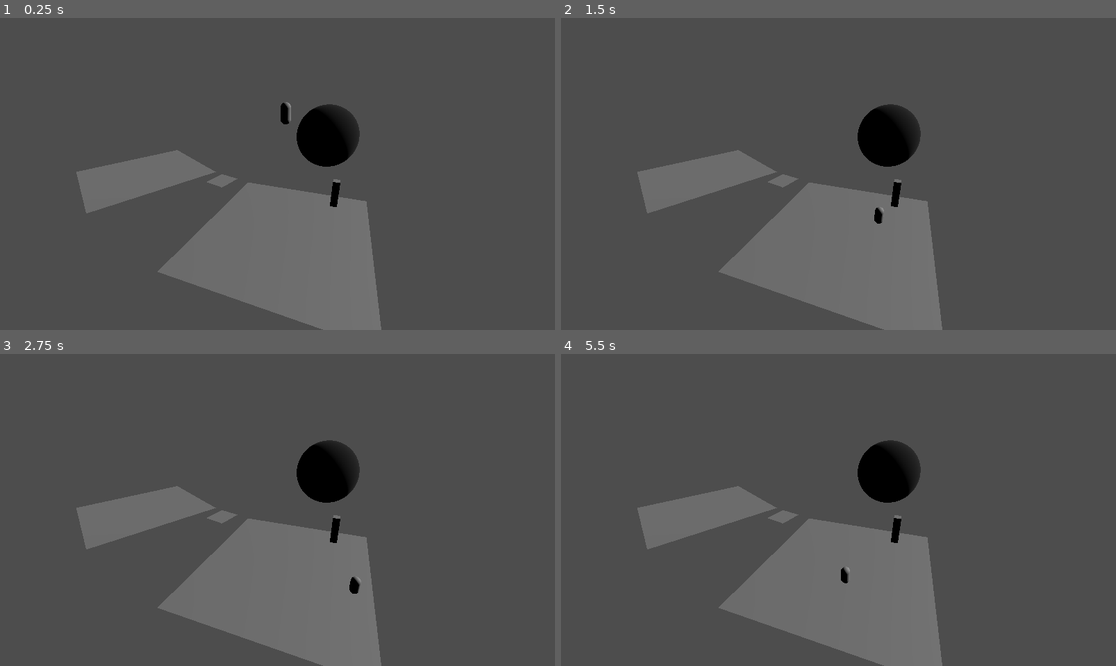
Above: before the commit, frames 1-4 (two rows, left to right).
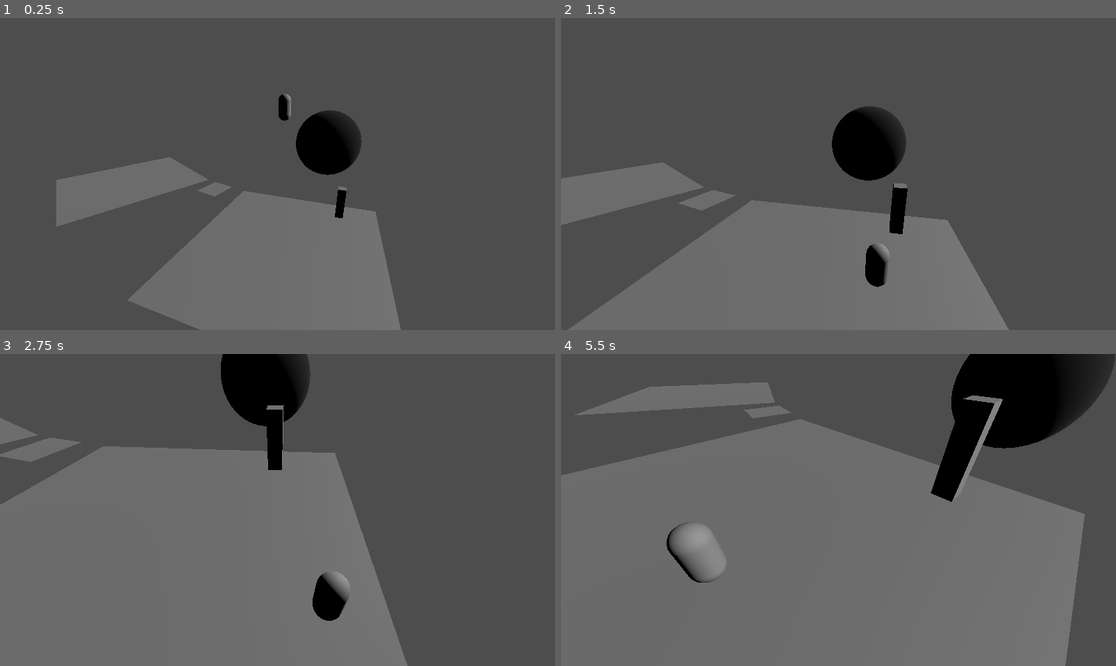
Above: after the commit, the same moments.

Repository: GreggSchaffter/gwj69project
Game: Godot game, scene res://scenes/game_world.tscn
Same seed, same stepped clock (60 frames per second), same inputs: the game is played once before the commit and once after it.
Inputs:
- Up to frame 1 (0.25 s): no input
- Up to frame 2 (1.5 s): hold D (right) 0.53-1.28 s; hold E (interact) 0.53-1.28 s; tap Space (jump) at 0.77 s; hold S (down) from 1.28 s (still down); tap E (interact) at 1.35 s
- Up to frame 3 (2.75 s): tap Space (jump) at 1.52 s; release S (down) at 2.03 s; hold D (right) from 2.03 s (still down); hold E (interact) from 2.03 s (still down)
- Up to frame 4 (5.5 s): release D (right) at 2.78 s; release E (interact) at 2.78 s; hold W (up) 2.78-3.53 s; tap E (interact) at 2.85, 4.35 s; tap Space (jump) at 3.02, 3.77, 4.52 s; hold E (interact) 3.53-4.28 s; hold A (left) 3.53-5.03 s; hold S (down) from 5.03 s (still down); hold E (interact) from 5.03 s (still down)

The runs differ from the first frame. In frame 1, 7.1% of the frame differs, in the area x 10-73%, y 24-100%; in frame 2, 20%; in frame 3, 35%; in frame 4, 57%, in the area x 0-100%, y 0-100%.

Commit message:
Made an orbit camera

Diff:
--- a/scenes/game_world.tscn
+++ b/scenes/game_world.tscn
@@ -1,7 +1,8 @@
-[gd_scene load_steps=18 format=3 uid="uid://ywtln2wf5qqo"]
+[gd_scene load_steps=19 format=3 uid="uid://ywtln2wf5qqo"]
 
 [ext_resource type="Script" path="res://scripts/Player.gd" id="1_vcuue"]
 [ext_resource type="Script" path="res://scripts/CameraActivator.gd" id="2_eyww8"]
+[ext_resource type="Script" path="res://scripts/Camera.gd" id="2_nitq1"]
 [ext_resource type="PackedScene" uid="uid://ct3bqlowjvnm6" path="res://stuff/puzzle.tscn" id="3_tu7mj"]
 
 [sub_resource type="CapsuleShape3D" id="CapsuleShape3D_vx2bk"]
@@ -100,9 +101,15 @@
 [node name="MeshInstance3D" type="MeshInstance3D" parent="Map/Room 1/Static"]
 mesh = SubResource("PlaneMesh_uukry")
 
-[node name="Camera" type="Camera3D" parent="Map/Room 1"]
-transform = Transform3D(0.317305, 0.397776, -0.860867, -9.45642e-09, 0.907777, 0.419452, 0.948324, -0.133094, 0.288042, -19.4989, 16.8785, 5.48)
+[node name="Camera" type="Camera3D" parent="Map/Room 1" node_paths=PackedStringArray("center")]
+transform = Transform3D(0.317305, 0.397776, -0.860867, -9.45642e-09, 0.907778, 0.419452, 0.948324, -0.133094, 0.288042, -19.4989, 16.8785, 5.48)
 current = true
+script = ExtResource("2_nitq1")
+center = NodePath("../Center")
+dist_from_center = 10
+hight = 5
+
+[node name="Looker" type="Marker3D" parent="Map/Room 1/Camera"]
 
 [node name="CameraActivator" type="Area3D" parent="Map/Room 1" node_paths=PackedStringArray("camera")]
 transform = Transform3D(1, 0, 0, 0, 1, 0, 0, 0, 1, 6.79766, 2.2351, -6.87099)
@@ -179,6 +186,9 @@
 autowrap_mode = 0
 script = SubResource("GDScript_5xave")
 
+[node name="Center" type="Marker3D" parent="Map/Room 1"]
+gizmo_extents = 2.5
+
 [node name="Room 2" type="Node3D" parent="Map"]
 transform = Transform3D(0.894357, 0, -0.447353, 0, 1, 0, 0.447353, 0, 0.894357, -40.813, 0, -31.674)
 metadata/_edit_group_ = true
--- /dev/null
+++ b/scripts/Camera.gd
@@ -0,0 +1,20 @@
+extends Camera3D
+
+@export var center: Marker3D
+@export var dist_from_center = 100
+@export var hight = 16
+
+# Called when the node enters the scene tree for the first time.
+func _ready():
+	pass # Replace with function body.
+
+
+# Called every frame. 'delta' is the elapsed time since the previous frame.
+func _process(delta):
+	pass
+	var player_from_center = Global.player.global_position - center.global_position
+	var should_be = (player_from_center.normalized() * dist_from_center) + center.global_position
+	should_be.y = hight
+	global_position = (global_position - should_be) * 0.99 + should_be
+	$Looker.look_at(Global.player.global_position)
+	global_rotation = (global_rotation - $Looker.global_rotation) * 0.99 + $Looker.global_rotation
--- a/scripts/Player.gd
+++ b/scripts/Player.gd
@@ -7,6 +7,8 @@
 
 var gravity_strength = ProjectSettings.get_setting("physics/3d/default_gravity")
 
+func _ready():
+	Global.player = self
 
 func _physics_process(delta):
 	# Add the gravity.
--- a/scripts/global.gd
+++ b/scripts/global.gd
@@ -2,3 +2,5 @@
 
 
 var puzzling = false;
+
+var player: CharacterBody3D
